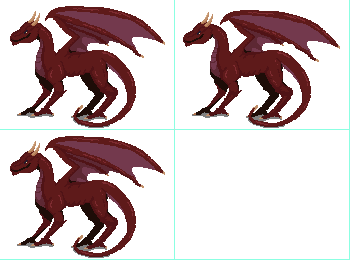
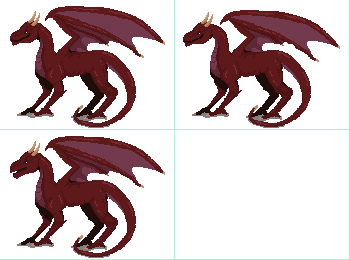
The second 350px x 260px image is a revision of the first. Changes to its layers:
painted on "Paint Layer 2" (2nd of 5, in "idle") over [10, 163, 39, 179]
painted on "Paint Layer 2" (3rd of 5, in "idle") over [10, 163, 39, 179]
painted on "Paint Layer 5" over [10, 163, 39, 179]
